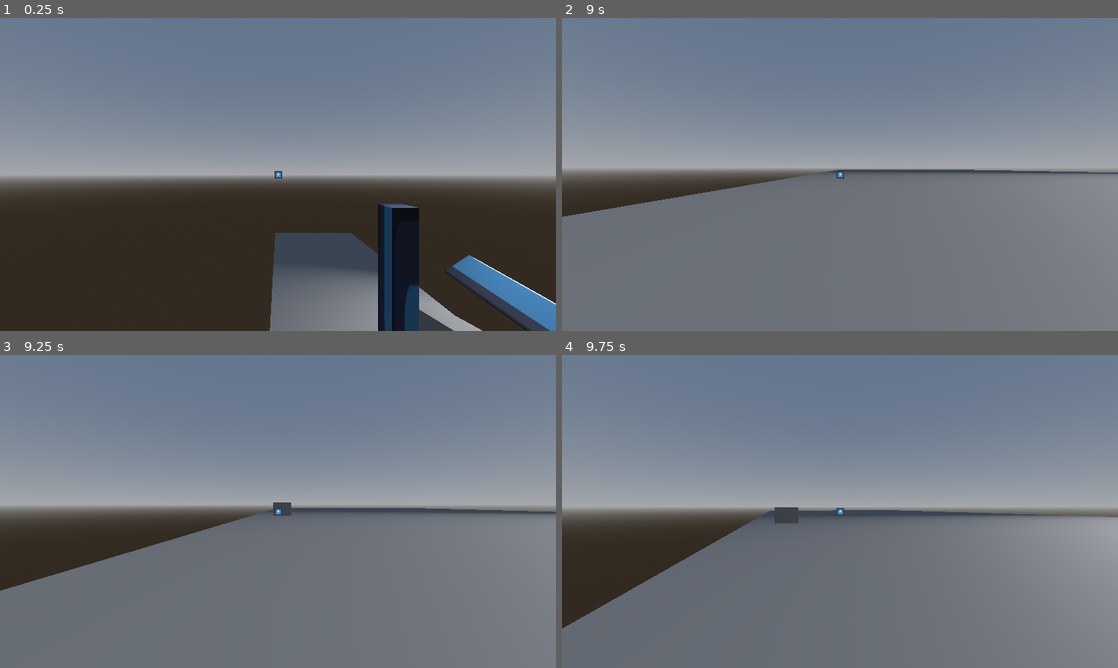
Above: before the commit, frames 1-4 (two rows, left to right).
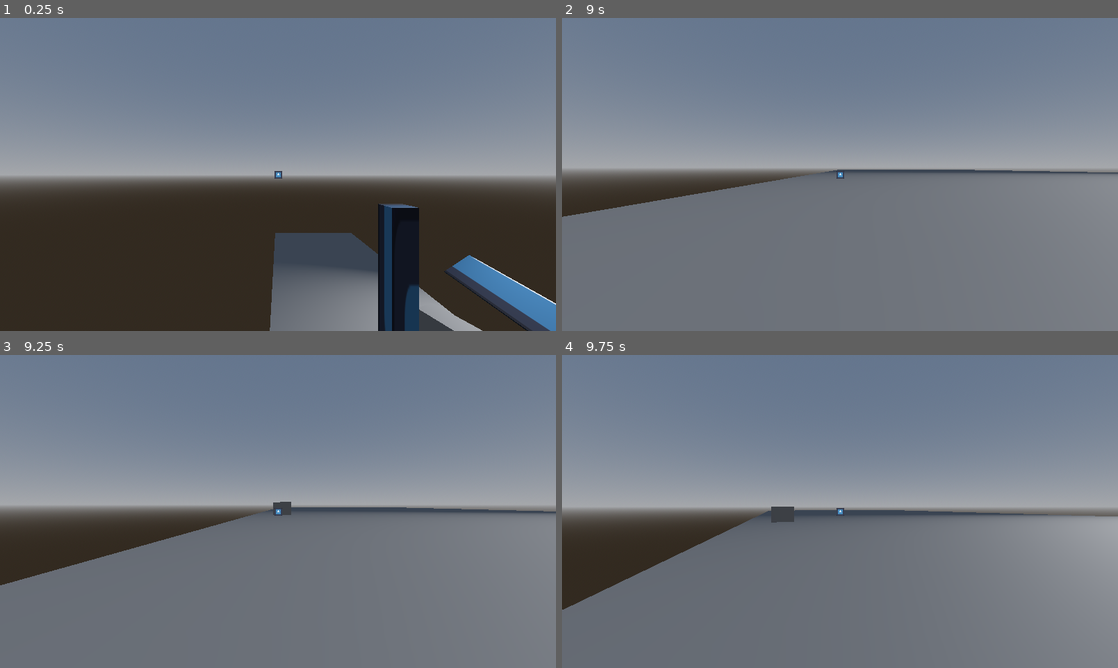
Above: after the commit, the same moments.

Repository: DanTheDan64/titan-trackers
Game: Godot game, scene res://test_scene.tscn
The game is run twice, just before and just after one commit, with the same random seed, the same clock (stepped at 60 frames per second) and the same inputs. The engine's default icon, where the game draws it, is replaced by a stand-in: a white triangle on a blue panel in a dark square.
Inputs (mouse positions are in pixels of both pictures, inside the frame that each line leads up to):
- Up to frame 1 (0.25 s): no input
- Up to frame 2 (9 s): move the mouse to (867, 174) at 0.52 s; hold W (up) 0.53-5.78 s; click (867, 174) at 0.6 s; tap Space (jump) at 0.77, 1.52, 3.02, 3.77, 4.52, 6.02, 6.77, 7.52 s; move the mouse to (812, 174) at 1.27 s; click (812, 174) at 1.35 s; move the mouse to (851, 168) at 2.02 s; hold Right mouse button (shoot) 2.03-2.78 s; click (851, 168) at 2.3 s; move the mouse to (834, 180) at 2.77 s; tap Shift (sneak) at 2.85, 5.85, 8.85 s; click (834, 180) at 3.05 s; move the mouse to (878, 177) at 3.52 s; click (878, 177) at 3.6 s; move the mouse to (795, 171) at 4.27 s; click (795, 171) at 4.35 s; move the mouse to (845, 174) at 5.02 s; hold Right mouse button (shoot) 5.03-5.78 s; click (845, 174) at 5.3 s; move the mouse to (817, 168) at 5.77 s; hold D (right) 5.78-6.53 s; click (817, 168) at 6.05 s; move the mouse to (867, 174) at 6.52 s; hold W (up) 6.53-8.78 s; click (867, 174) at 6.6 s; move the mouse to (812, 174) at 7.27 s; click (812, 174) at 7.35 s; move the mouse to (851, 168) at 8.02 s; hold Right mouse button (shoot) 8.03-8.78 s; click (851, 168) at 8.3 s; move the mouse to (834, 180) at 8.77 s; hold A (left) from 8.78 s (still down)
- Up to frame 3 (9.25 s): keep holding A (left); tap Space (jump) at 9.02 s; click (272, 517) at 9.05 s
- Up to frame 4 (9.75 s): move the mouse to (878, 514) at 9.52 s; release A (left) at 9.53 s; hold W (up) from 9.53 s (still down); click (878, 514) at 9.6 s

Frames 1-2 are identical in both runs. In frame 3, 0.5% of the frame differs, in the area x 0-100%, y 46-76%; in frame 4, 1.2%, in the area x 0-100%, y 48-88%.

Commit message:
i'll fix it tomorrow

Diff:
--- a/Titan Trackers/player/grappling_controller.gd
+++ b/Titan Trackers/player/grappling_controller.gd
@@ -1,7 +1,7 @@
 extends RigidBody3D
 
 @onready var cam = $"../stuff_holder/Camera3D"
-
+var gravity = 12
 
 # Called when the node enters the scene tree for the first time.
 func _ready():
@@ -10,6 +10,9 @@
 
 # Called every frame. 'delta' is the elapsed time since the previous frame.
 func _physics_process(delta):
+	linear_velocity.y -= gravity * delta
+
+
 	var input_dir = Input.get_vector("left", "right", "up", "down")
 	var direction = (cam.transform.basis * Vector3(input_dir.x, 0, input_dir.y)).normalized()
 
@@ -18,7 +21,8 @@
 	#	linear_velocity = Vector3.ZERO
 	#	global_rotation_degrees = Vector3.ZERO
 	#	$"..".change_state()
-	angular_velocity = Vector3.ZERO
+
+	#angular_velocity = Vector3.ZERO
 	if Input.is_action_pressed("shoot"):
 		if direction:
 			linear_velocity += direction
--- a/Titan Trackers/player/player_master_controller.gd
+++ b/Titan Trackers/player/player_master_controller.gd
@@ -58,8 +58,8 @@
 		and cc == "grappling":
 			print()
 			print()
-			print()
-			print("sdoujfg")
+			print(%PinJoint3D.get_node_a())
+			print(%PinJoint3D.get_node_b())
 
 	elif state_to == "moving":
 		cc = "moving"
